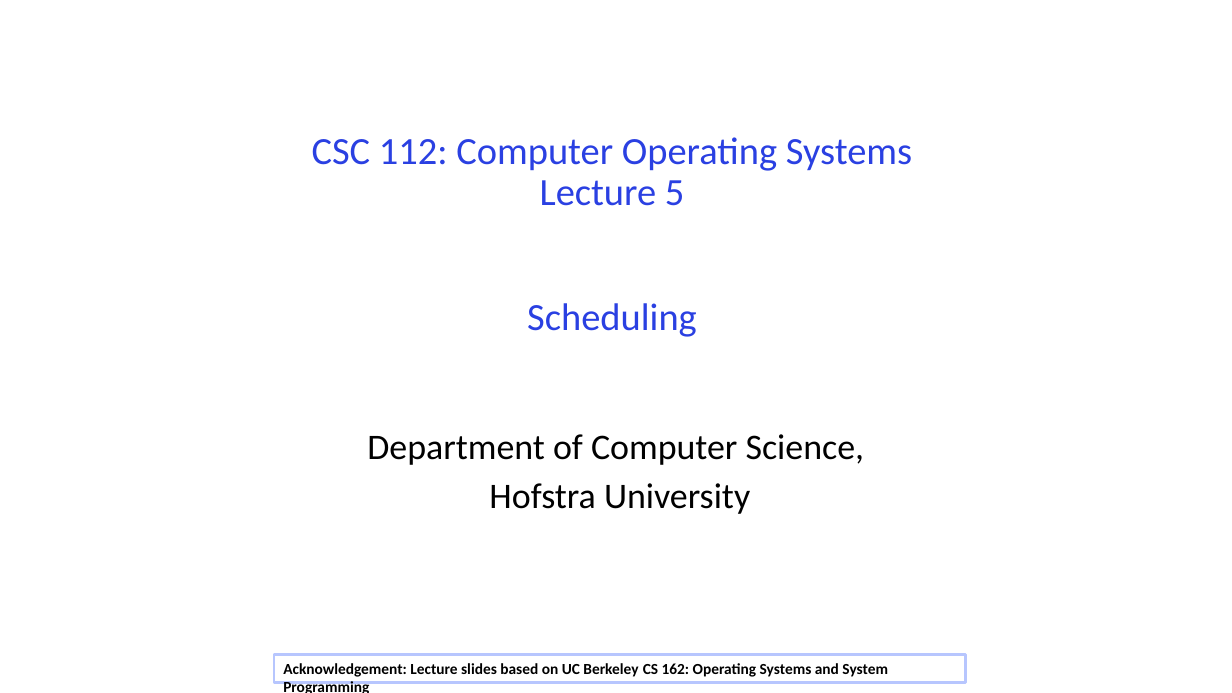
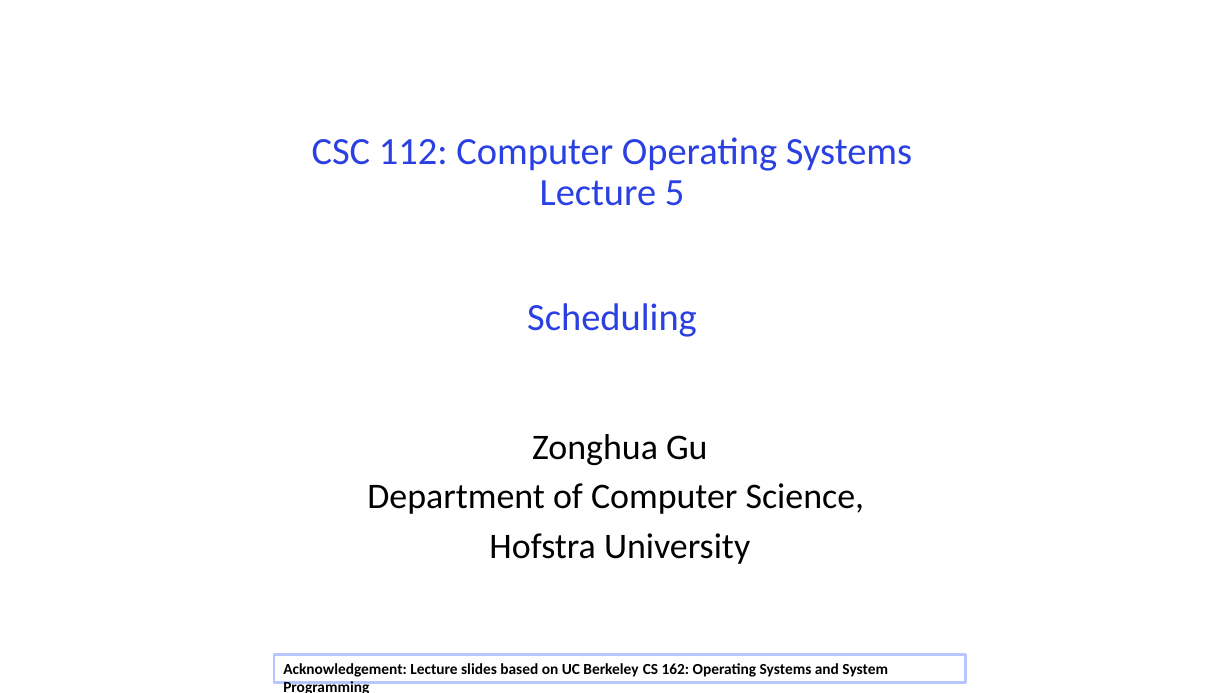
Before and after one commit to guhofstra/CSC256Fa25, a slide deck: slide 1 of PPTs/L5-Scheduling.pptx. Drawn at 1232x693 pixels with LibreOffice and Linux fonts; fonts in the diff are those of the drawing. Boxes give left, top, right and bottom in pixels: in the first picture for what was removed or moved away, otherwise in the second. Text is boxed around its words. In the diff, an @@ line names an element or a change of style, - is before the commit and + after.

```diff
--- a/PPTs/L5-Scheduling.pptx
+++ b/PPTs/L5-Scheduling.pptx
@@ subtitle at <box>532,434,708,465</box>: paragraph added @@
+Zonghua Gu
```
Also in this commit, not shown: 1 other slide changed, 2 other files.
